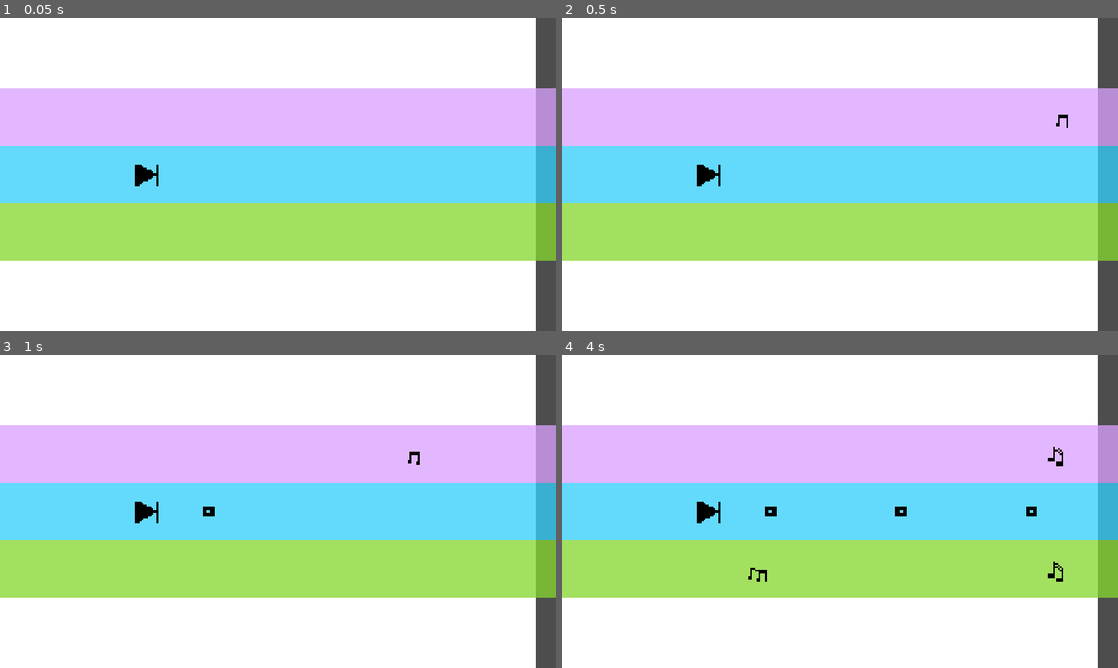
Above: before the commit, frames 1-4 (two rows, left to right).
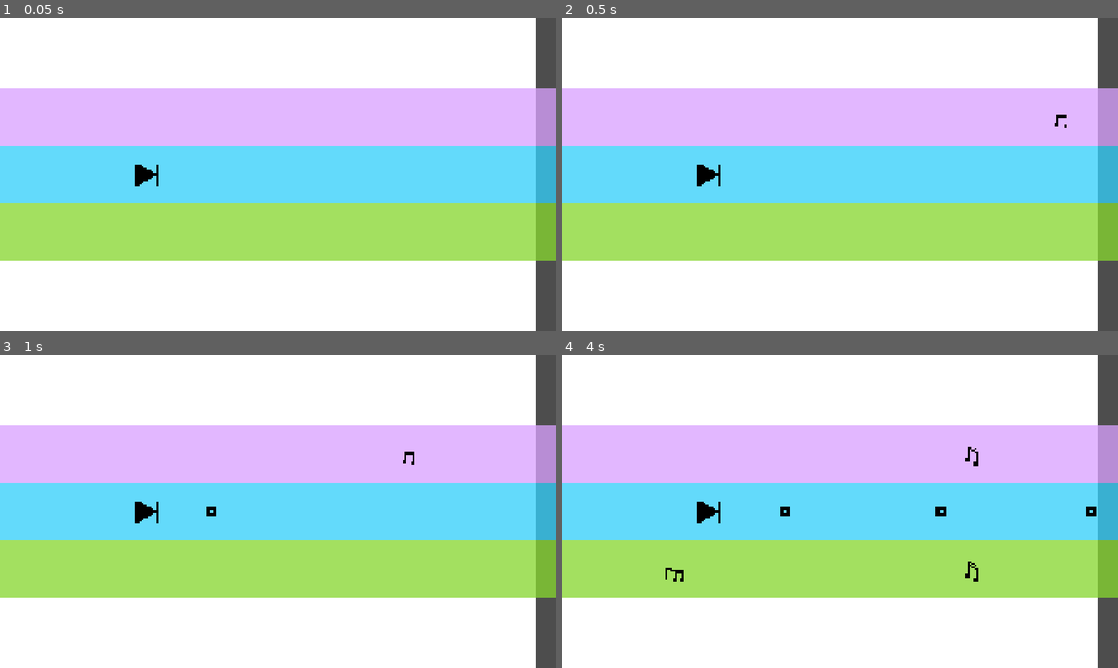
Above: after the commit, the same moments.

Repository: chorwat2137/haven-2026
Game: Godot game, scene res://scenes/main.tscn
Two runs of this game, one before a commit and one after it. Both use one fixed random seed, a clock stepped at 60 frames per second and the inputs below.
Inputs:
- Up to frame 1 (0.05 s): no input
- Up to frame 2 (0.5 s): no input
- Up to frame 3 (1 s): tap Enter (ui_accept) at 0.5, 0.77 s; hold Right (ui_right) from 0.53 s (still down); tap Space (shoot) at 0.6 s
- Up to frame 4 (4 s): tap Space (shoot) every 0.75 s from 1.35 to 3.6 s; tap Enter (ui_accept) at 1.52, 3.02, 3.77 s; release Right (ui_right) at 2.03 s; hold Left (ui_left) 2.03-2.78 s; hold Right (ui_right) from 2.78 s (still down)

Frame 1 is identical in both runs. In frame 2, less than 0.1% of the frame differs, in the area x 88-91%, y 30-36%; in frame 3, 0.1%; in frame 4, 0.7%, in the area x 18-97%, y 29-73%.

Commit message:
Automatic sync

Diff:
--- a/scripts/main.gd
+++ b/scripts/main.gd
@@ -48,8 +48,8 @@
 
 # Called every frame. 'delta' is the elapsed time since the previous frame.
 func _process(delta: float) -> void:
-	if cur_speed < MAX_SPEED:
-		cur_speed += 0.01
+	if speed < MAX_SPEED:
+		speed += 0.01
 	score += speed
 	$Player.position.x += speed * delta * 60
 	#$Spectrum.position.x = $Player.position.x - screen_size.x /2
